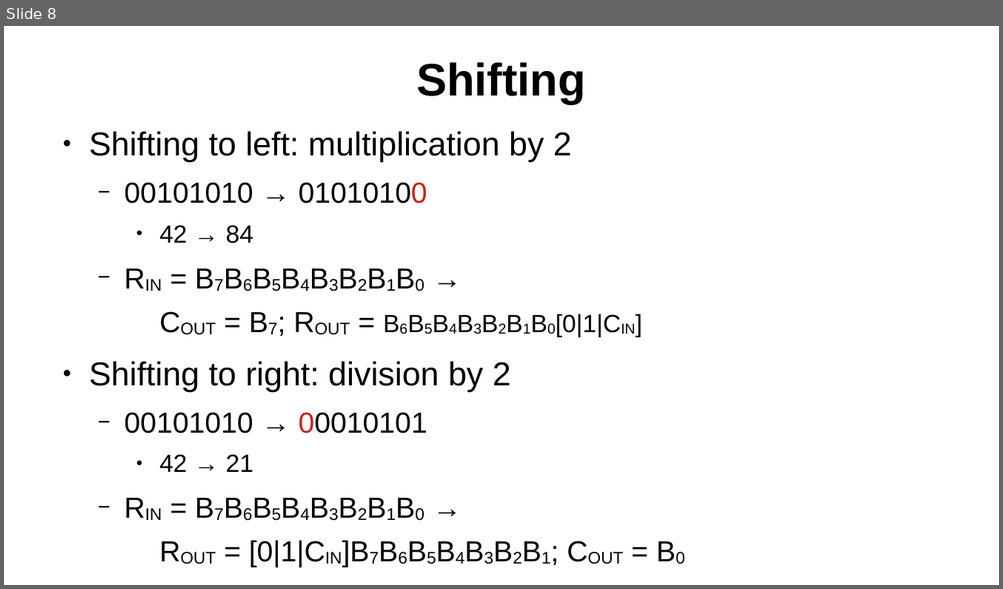
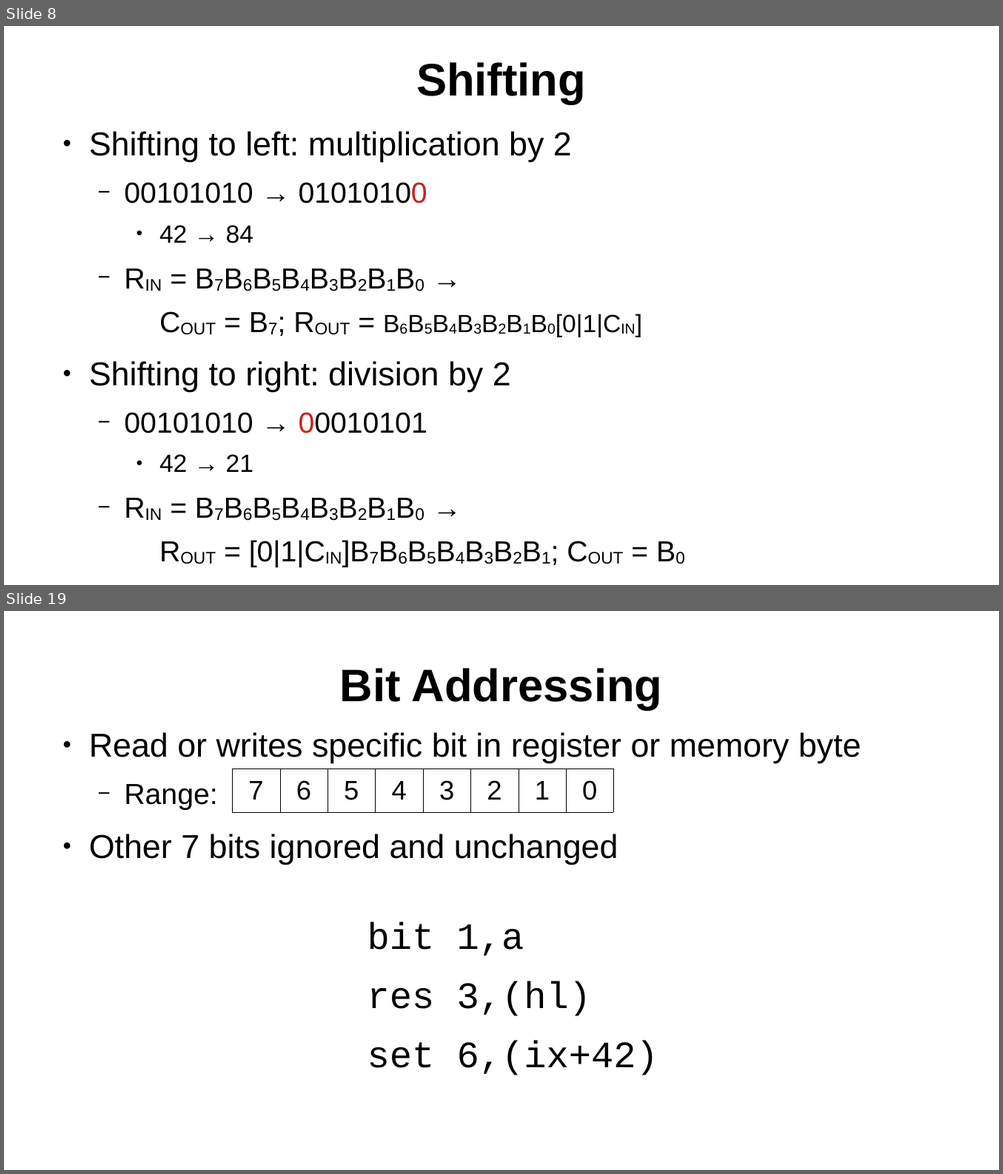
Before and after one commit to SlithyMatt/zxs-assembly-tutorial, a slide deck: Lesson7/Lesson7.odp. Shown one above the other, each under a label of ours: slide 8 before the commit, slides 8 and 19 after it; the slides between them are not shown. The pictures are 1003x589 and 1003x1174 pixels, drawn with LibreOffice and Linux fonts; fonts in the diff are those of the drawing. Boxes give left, top, right and bottom in pixels: in the first picture for what was removed or moved away, otherwise in the second. Text is boxed around its words. In the diff, an @@ line names an element or a change of style, - is before the commit and + after.

```diff
--- a/Lesson7/Lesson7.odp
+++ b/Lesson7/Lesson7.odp
@@ slide 19 added at (4, 611, 999, 1170), background #FFFFFF @@
@@ title added at (340, 668, 663, 709), 44 pt, text #000000, bold @@
+Bit Addressing
@@ text added at (89, 732, 861, 1076), 32 pt, text #000000 @@
+● Read or writes specific bit in register or memory byte
+  − Range:
+● Other 7 bits ignored and unchanged
+bit 1,a
+res 3,(hl)
+set 6,(ix+42)
@@ table added at (233, 769, 614, 812), 1 rows, 8 columns @@
+7 | 6 | 5 | 4 | 3 | 2 | 1 | 0
```
Also in this commit, not shown: 4 slides changed, 13 other slides added.
